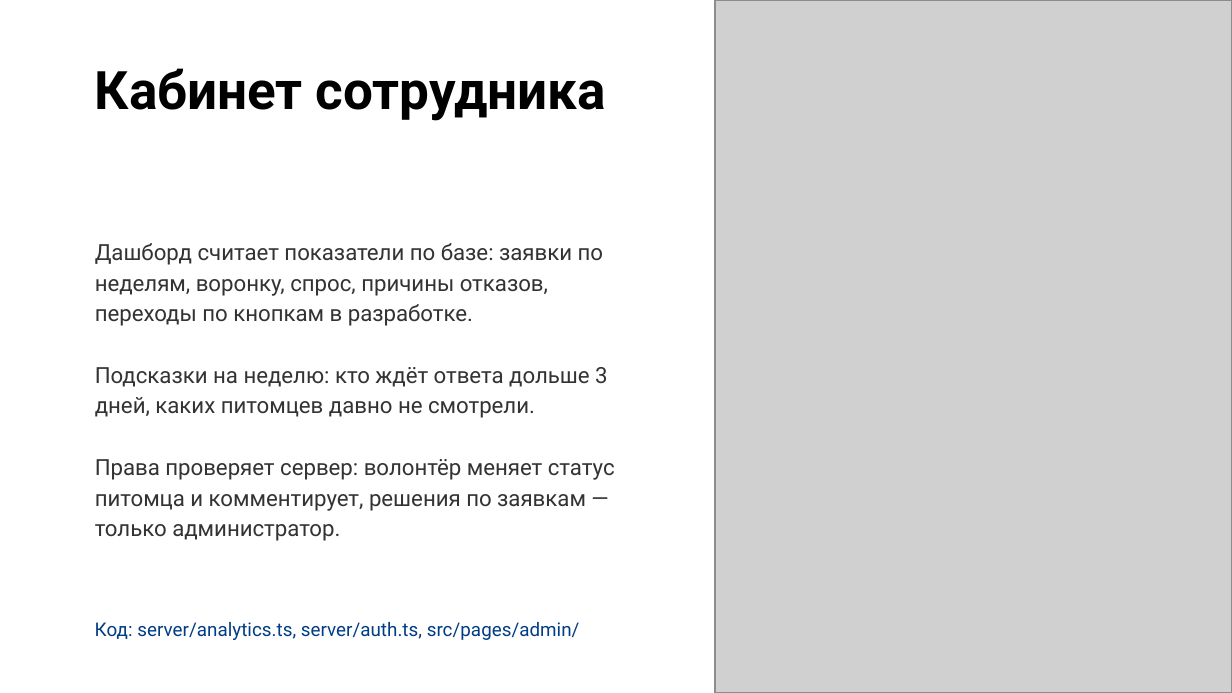
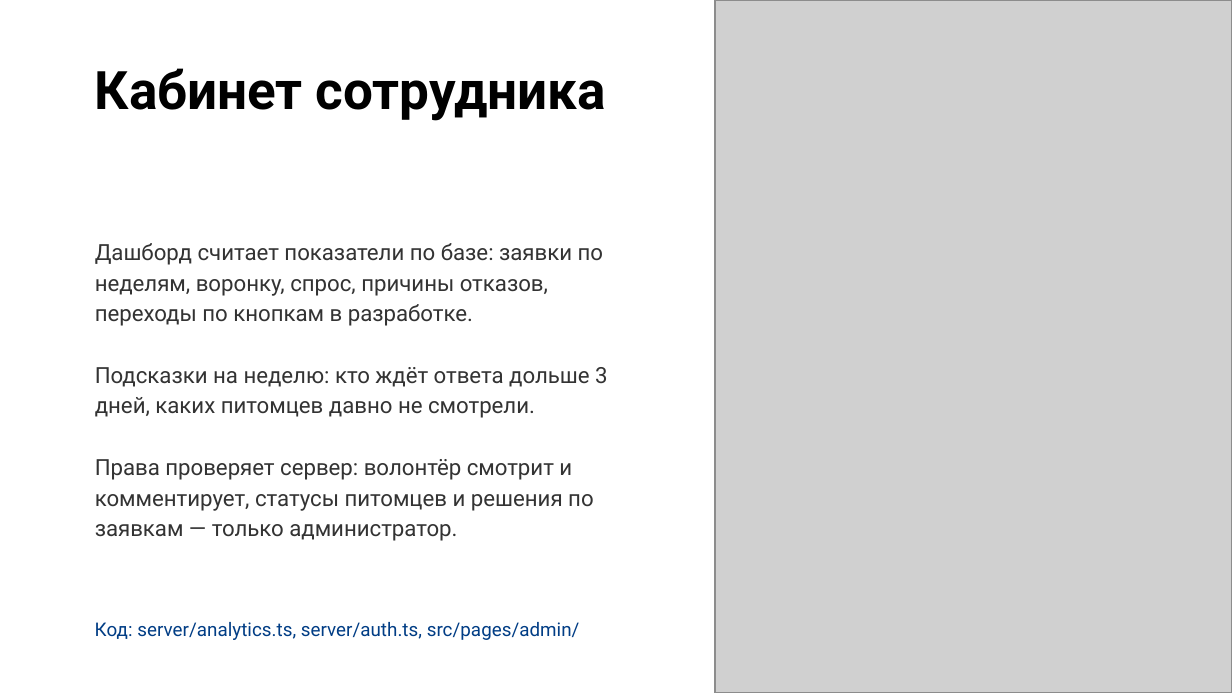
Before and after one commit to VitalyKruk/dobryi-dom, a slide deck: slide 11 of docs/Добрый_дом_Защита_проекта.pptx. Drawn at 1232x693 pixels with LibreOffice and Linux fonts; fonts in the diff are those of the drawing; grey boxes stand for pictures; background and template pictures are left out. Boxes give left, top, right and bottom in pixels: in the first picture for what was removed or moved away, otherwise in the second. Text is boxed around its words. In the diff, an @@ line names an element or a change of style, - is before the commit and + after.

```diff
--- a/docs/Добрый_дом_Защита_проекта.pptx
+++ b/docs/Добрый_дом_Защита_проекта.pptx
@@ title at [95,243,608,536]: text changed @@
-Дашборд считает показатели по базе: заявки по неделям, воронку, спрос, причины отказов, переходы по кнопкам в разработке.
-Подсказки на неделю: кто ждёт ответа дольше 3 дней, каких питомцев давно не смотрели.
-Права проверяет сервер: волонтёр меняет статус питомца и комментирует, решения по заявкам — только администратор.
+Дашборд считает показатели по базе: заявки по неделям, воронку, спрос, причины отказов, переходы по кнопкам в разработке.
+Подсказки на неделю: кто ждёт ответа дольше 3 дней, каких питомцев давно не смотрели.
+Права проверяет сервер: волонтёр смотрит и комментирует, статусы питомцев и решения по заявкам — только администратор.
```
Also in this commit, not shown: 4 other slides changed, 3 other files.
